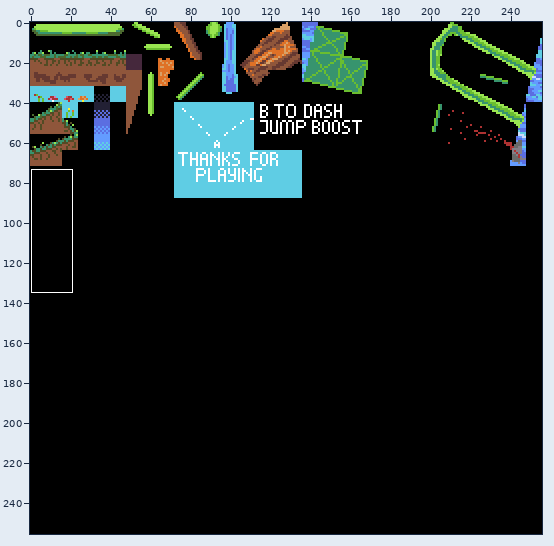
Pixel-art file: built-to-scale/gfx/platforms.aseprite. The first picture is a wide view before the edit; the outline marks the close-up.
Close-up. Earlier state:
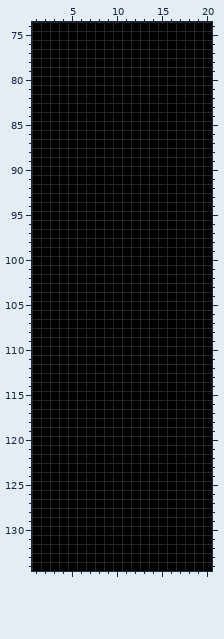
256x256 pixels, 1 frame. Shown: x 1..20, y 74..134.
The result:
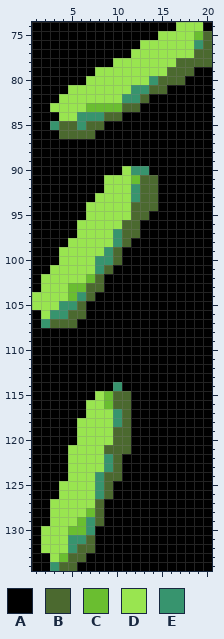
Palette (. is transparent): A #000000  B #4b692f  C #6abe30  D #99e550  E #37946e
Message: Better platforms around red planet
From old to new:
Layer "Layer 2":
y 74: x 17..19 AAA -> DDD
y 75: x 15..20 AAAAAA -> DDDDCB
y 76: x 13..20 AAAAAAAA -> DDDDDDEB
y 77: x 12..20 AAAAAAAAA -> DDDDDDDBB
y 78: x 10..20 AAAAAAAAAAA -> DDDDDDDBBBB
y 79: x 8..18 AAAAAAAAAAA -> DDDDDDDDBBB
y 80: x 7..17 AAAAAAAAAAA -> DDDDDDDEBBB
y 81: x 5..15 AAAAAAAAAAA -> DDDDDDDEEBB
y 82: x 4..13 AAAAAAAAAA -> DDDDDDDEEB
y 83: x 3..12 AAAAAAAAAA -> DDDDCCCCBB
y 84: x 4..10 AAAAAAA -> DDEEEBB
y 85: x 3..8 AAAAAA -> EBBEBB
y 86: x 4..7 AAAA -> BBBB
y 90: x 11..13 AAA -> DEE
y 91: x 9..14 AAAAAA -> DDDCBB
y 92: x 9..14 AAAAAA -> DDDEBB
y 93: x 8..14 AAAAAAA -> DDDDEBB
y 94: x 7..14 AAAAAAAA -> DDDDDBBB
y 95: x 7..13 AAAAAAA -> DDDDDBB
y 96: x 6..12 AAAAAAA -> DDDDDBB
y 97: x 6..12 AAAAAAA -> DDDDEBB
y 98: x 5..11 AAAAAAA -> DDDDDEB
y 99: x 4..10 AAAAAAA -> DDDDDEB
y 100: x 4..10 AAAAAAA -> DDDDEEB
y 101: x 3..9 AAAAAAA -> DDDDDEB
y 102: x 2..8 AAAAAAA -> DDDDDCB
y 103: x 2..8 AAAAAAA -> DDDCCBB
y 104: x 1..7 AAAAAAA -> DDDDCEB
y 105: x 1..6 AAAAAA -> DDDEEB
y 106: x 2..6 AAAAA -> DEEBB
y 107: x 2..5 AAAA -> EBBB
y 114: x 10 A -> E
y 115: x 8..11 AAAA -> DCBB
y 116: x 7..11 AAAAA -> DDCBB
y 117: x 7..11 AAAAA -> DDDEB
y 118: x 6..11 AAAAAA -> DDDDEB
y 119..120: x 6..11 AAAAAA -> DDDDBB
y 121: x 5..11 AAAAAAA -> DDDDBBB
y 122..123: x 5..10 AAAAAA -> DDDDEB
y 124: x 5..10 AAAAAA -> DDDEBB
y 125..126: x 4..9 AAAAAA -> DDDDEB
y 127: x 3..8 AAAAAA -> DDDDDB
y 128: x 3..8 AAAAAA -> DDDDCB
y 129: x 3..8 AAAAAA -> DDDCEB
y 130: x 2..7 AAAAAA -> DDDCCE
y 131: x 2..7 AAAAAA -> DDDEEB
y 132: x 2..7 AAAAAA -> DDDEBB
y 133: x 3..6 AAAA -> DCBB
y 134: x 3..5 AAA -> EBB
Where, in picture pixels (left, top, right, bottom), the same in both close-ups:
changed: (32, 22, 212, 328)
changed: (41, 382, 131, 571)
